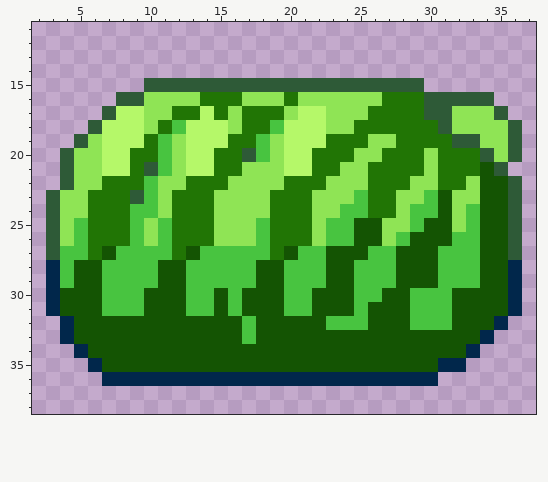
Pixel-art sprite -- GameJam/Assets/Sprites/Items/4/item3_0.png. The picture above was drawn from the file before the commit.
The file is 40x40 pixels. Shown: x 2..37, y 11..38.
Now the later version:
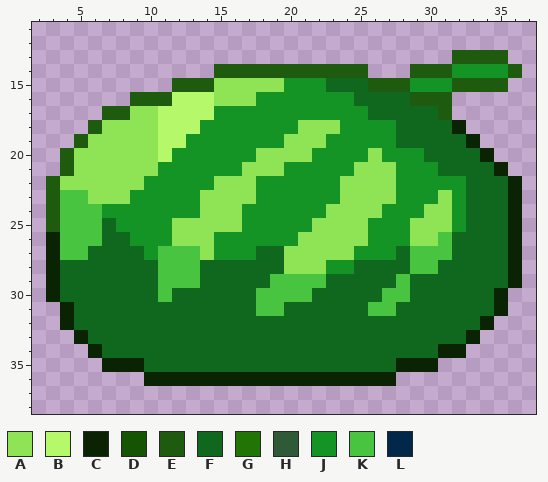
Palette (. is transparent): A #8fe455  B #b5f869  C #0a2303  D #145403  E #1f5b0f  F #0f681e  G #217505  H #2e5a37  J #159426  K #48c440  L #01274b
Difference:
Changed rows in their new state; - is an unchanged pixel.
first column x 3:
13 -----------------------------EEEE-
14 ------------EEEEEEEEEEE---EEEJJJJE
15 -------..EEEAAAAAJJJFFFEEEJJJEEEE-
16 -----.EEEBBBAA-JJJJJJJFFFFEEE...--
17 ----EEA-BBB-JJJJJJJJJJJFFFFFE....-
18 ---EAAA-BB-JJJJJJJAA-JJJJFFFFC....
19 --E-AAAABBJJJJJJJAAAJJJJJFFFFFC...
20 -E--AAAABJJJJJJA-AAJJJJ-JJJFFFFC..
21 -E--AAAAJJJJJJ---JJJJJ-AAJJJFFFFC-
22 EA--AAAJJJJJA--JJJJJJ--AAJJJJJFFFC
23 EKKAAAJJJJJA---JJJJJJ-AAAJJJAJFFFC
24 EKKKJJJJJJJA--JJJJJJ-AAAJJJAAJFFFC
25 EK-KFJJJJAAA--JJJJJ-AAAJJJAAAJFFFC
26 CK-KFFJJJAAAJJJJJJA-AAAJJJAAKFFFFC
27 C--FFFFJ-KKAJJJFFAAAAAJJJFKK-FFFFC
28 CFFFFFFFKK-FFFFFFAAAJJFFFFKKFFFFFC
29 CFFFFFFFKK-FFFFFK---FFFFFKFFFFFFFC
30 CFFFFFFFKFFFFFFKK--FFFFFKKFFFFFFC.
31 .CFFFFFFFFFFFFFKKFFFFFFKKFFFFFFFC.
32 -CFFFFFFFFFFFFFFFFFFFFFFFFFFFFFC.-
33 -.CFFFFFFFFFFFFFFFFFFFFFFFFFFFC.--
34 --.CFFFFFFFFFFFFFFFFFFFFFFFFCC.---
35 ---.CCCFFFFFFFFFFFFFFFFFFCCC..----
36 ----...CCCCCCCCCCCCCCCCCC...------
Where, in picture pixels (left, top, right, bottom), the same in both pictures:
changed: (46, 50, 522, 386)
